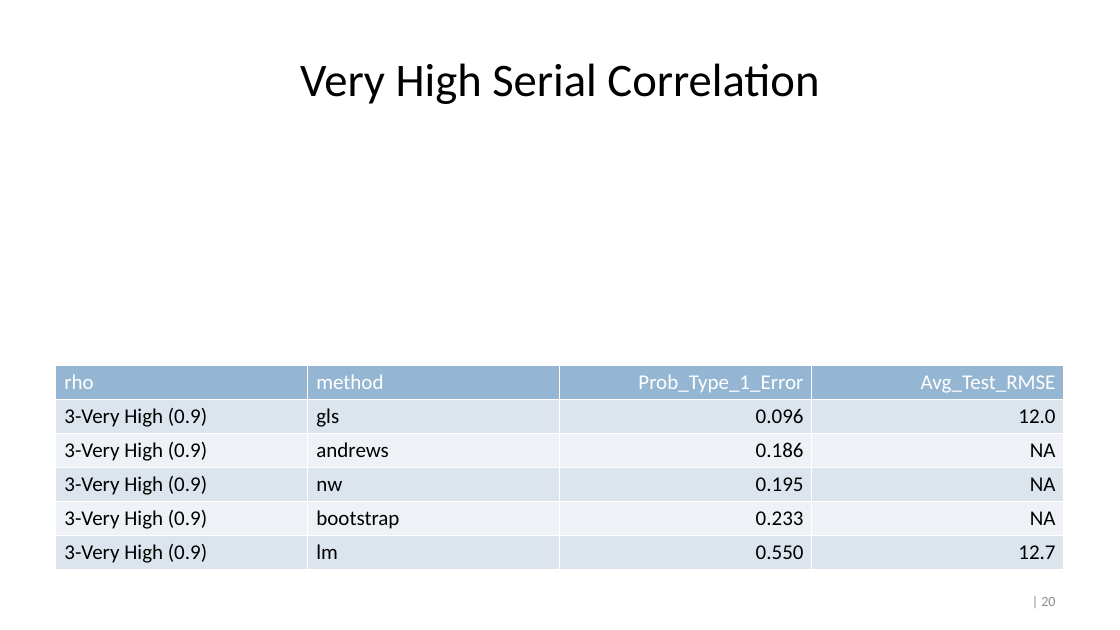
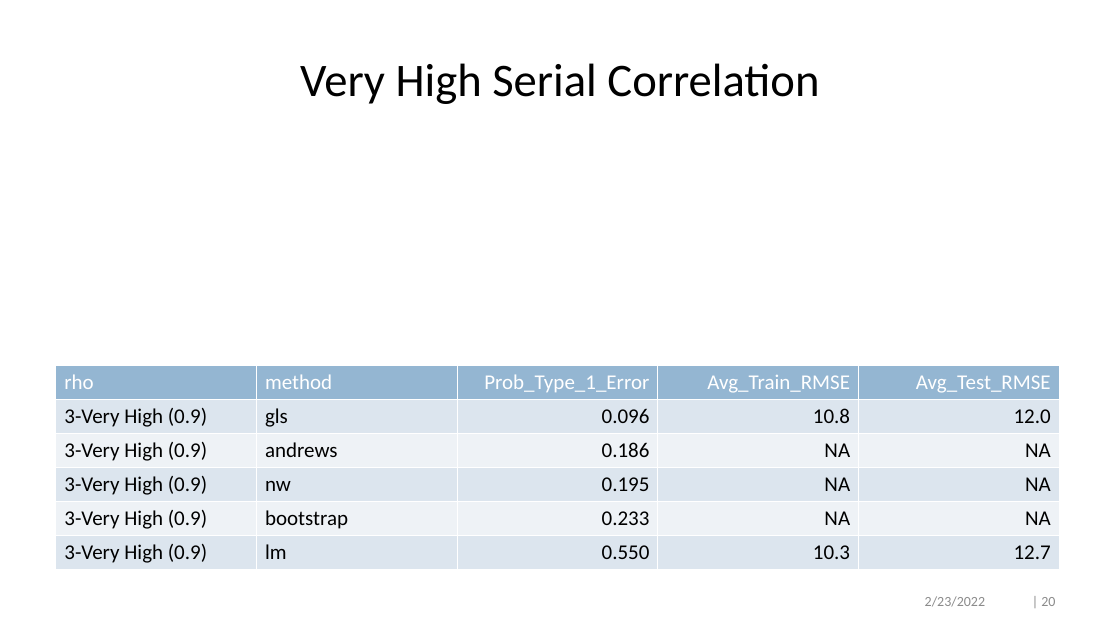
Before and after one commit to crossxwill/Northwestern_MSIA_2022, a slide deck: slide 20 of time_series_regression.pptx. Drawn at 1120x630 pixels with LibreOffice and Linux fonts; fonts in the diff are those of the drawing. Boxes give left, top, right and bottom in pixels: in the first picture for what was removed or moved away, otherwise in the second. Text is boxed around its words. In the diff, an @@ line names an element or a change of style, - is before the commit and + after.

Commit message:
add train MSE.
replaced * with - for bullets.

```diff
--- a/time_series_regression.pptx
+++ b/time_series_regression.pptx
@@ table at [56, 365, 1060, 567] @@
+column 4: Avg_Train_RMSE | 10.8 | NA | NA | NA | 10.3
@@ table: place and size @@
-table at [56, 365, 1065, 567]
+table at [56, 365, 1060, 567]
@@ text added at [925, 596, 985, 607], 12 pt, text #8C8C8C @@
+2/23/2022
```
Also in this commit, not shown: 30 other slides changed, 2 other files.
